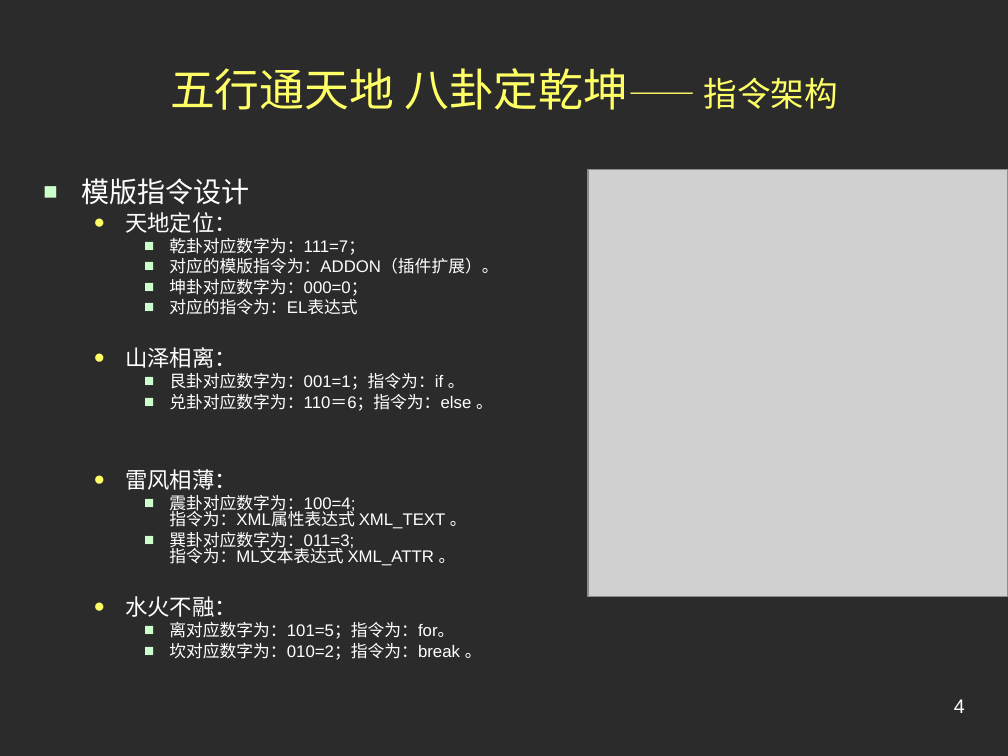
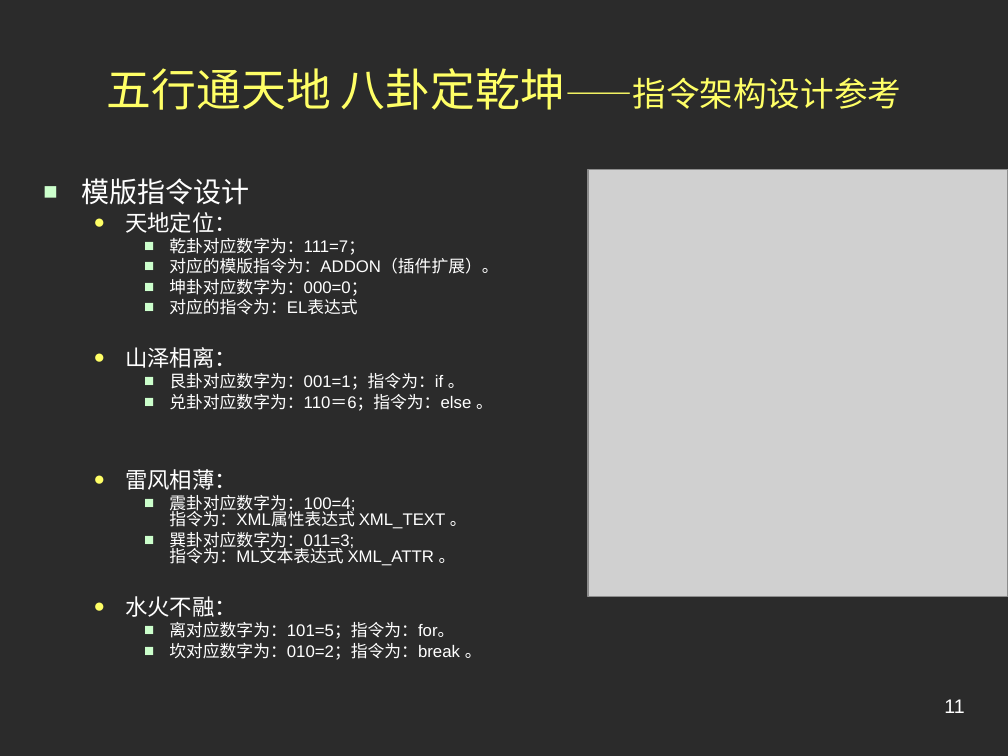
Before and after one commit to conzi/lite, a slide deck: slide 11 of Lite/web/doc/Preview.ppt (slide 4 before the commit). Drawn at 1008x756 pixels with LibreOffice and Linux fonts; fonts in the diff are those of the drawing; grey boxes stand for pictures; background and template pictures are left out; a plain dark background stands for a picture behind light text. Boxes give left, top, right and bottom in pixels: in the first picture for what was removed or moved away, otherwise in the second. Text is boxed around its words. In the diff, an @@ line names an element or a change of style, - is before the commit and + after.

```diff
--- a/Lite/web/doc/Preview.ppt
+++ b/Lite/web/doc/Preview.ppt
@@ title at (x1=107, y1=68, x2=901, y2=110): text changed @@
-五行通天地 八卦定乾坤—— 指令架构
+五行通天地 八卦定乾坤——指令架构设计参考
@@ page number at (x1=944, y1=699, x2=964, y2=713): text changed @@
-4
+11
```
Also in this commit, not shown: 3 other slides changed, 5 slides added.
